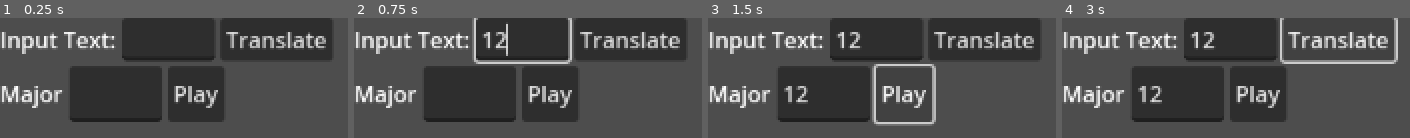
Above: before the commit, frames 1-4 (left to right).
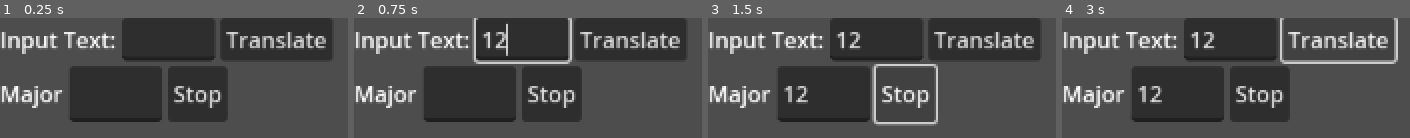
Above: after the commit, the same moments.

Repository: NBumgardner/text-to-music-gui-2015
Game: Godot game, scene res://scenes/TextToMusicGui.tscn
The game is run twice, just before and just after one commit, with the same random seed, the same clock (stepped at 60 frames per second) and the same inputs.
Inputs (mouse positions are in pixels of both pictures, inside the frame that each line leads up to):
- Up to frame 1 (0.25 s): no input
- Up to frame 2 (0.75 s): click (521, 39) at 0.52 s; type "12" at 0.6 s
- Up to frame 3 (1.5 s): click (822, 94) at 0.75 s; type "12" at 0.83 s; click "Play" (after the commit: "Stop") at 1.25 s
- Up to frame 4 (3 s): click "Play" (after the commit: "Stop") at 2 s; click "Translate" at 2.75 s

The runs differ from the first frame. In frame 1, 1.4% of the frame differs, in the area x 50-66%, y 43-84%; in frame 2, 1.4%; in frame 3, 2.1%, in the area x 50-67%, y 38-89%; in frame 4, 1.4%.

Commit message:
Change Play to Stop, Debug Only

Diff:
--- a/v2-godot/scenes/ScaledSolfegePlayer.tscn
+++ b/v2-godot/scenes/ScaledSolfegePlayer.tscn
@@ -27,7 +27,7 @@
 
 [node name="Button" type="Button" parent="HBoxContainer"]
 layout_mode = 2
-text = "Play"
+text = "Stop"
 
 [node name="AudioStreamPlayer" type="AudioStreamPlayer" parent="."]
 stream = SubResource("AudioStreamGenerator_clsq1")
--- a/v2-godot/scenes/scaled_solfege_player.gd
+++ b/v2-godot/scenes/scaled_solfege_player.gd
@@ -39,5 +39,6 @@
 
 
 func _on_button_pressed():
-	audio_stream_player.play()
-	pass # Replace with function body.
+	if audio_stream_player.playing:
+		audio_stream_player.stop()
+		return
